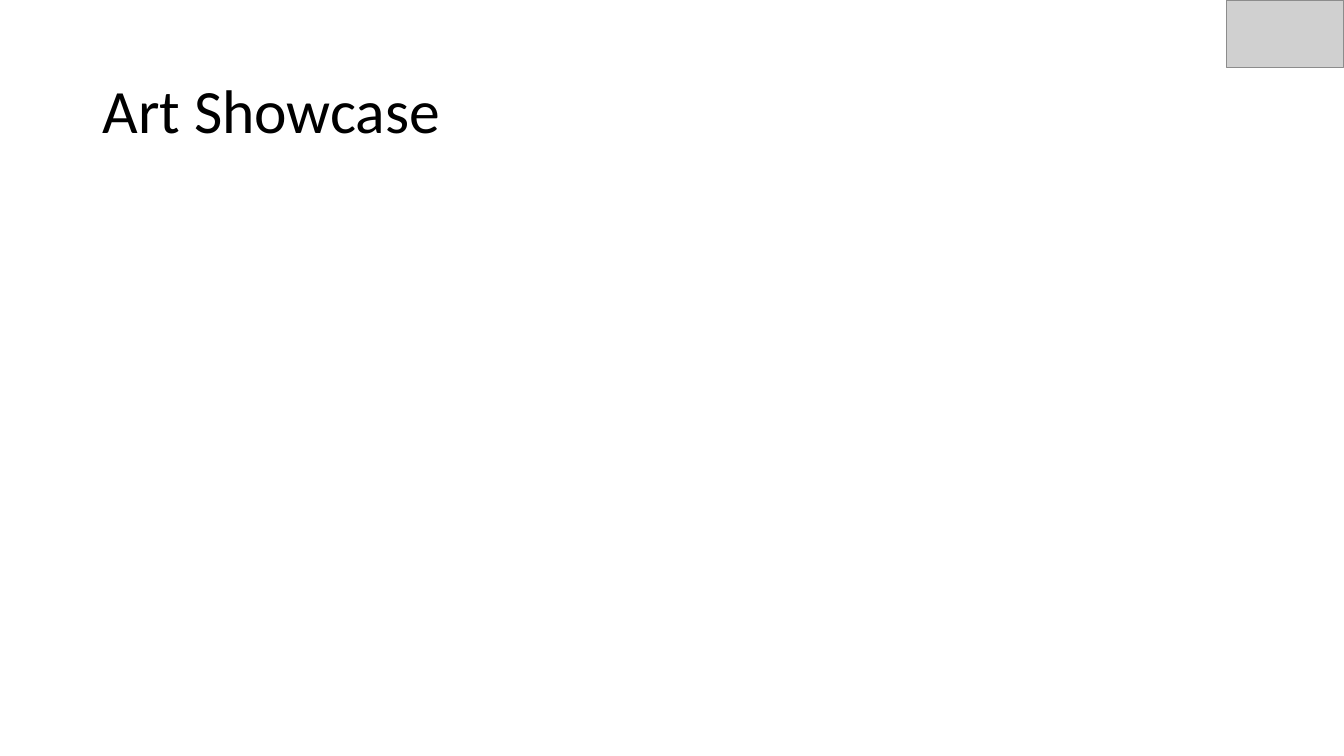
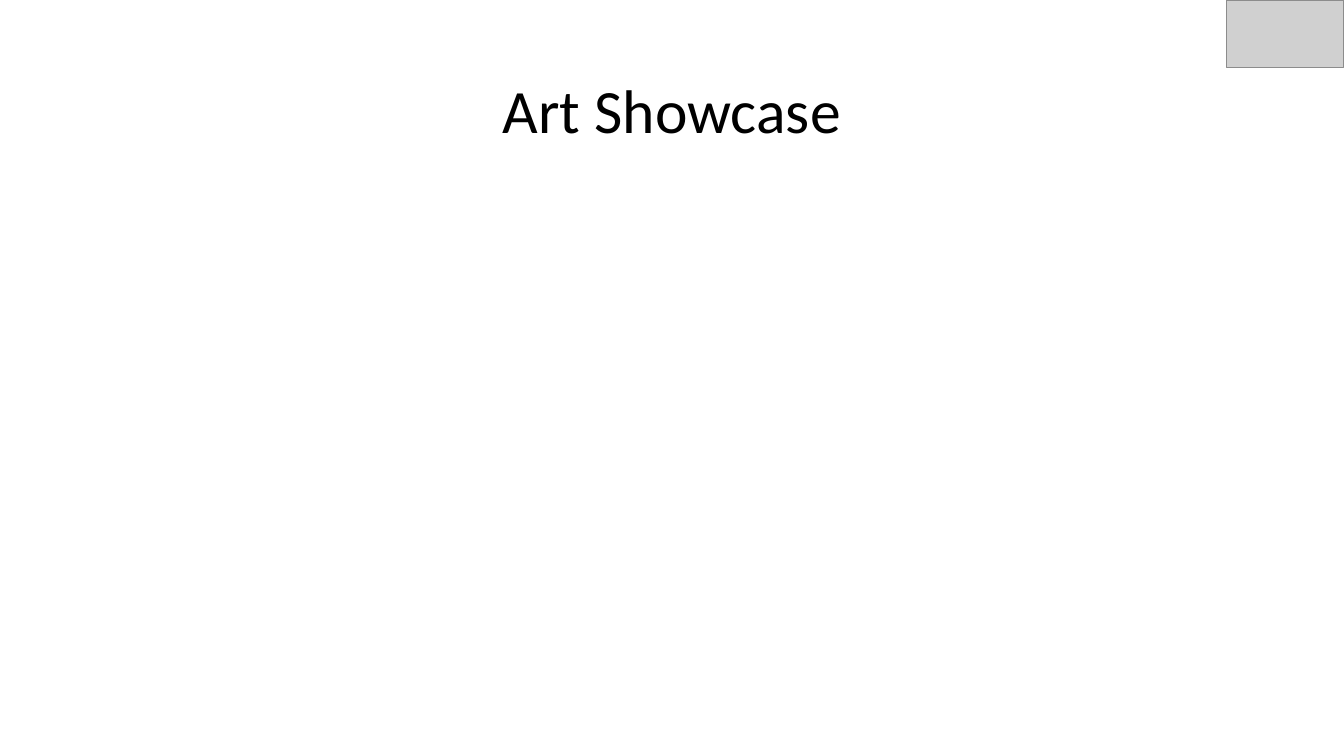
Before and after one commit to EliAnonymouse17/GDAfinal, a slide deck: slide 9 of Documentation/PresentationAlpha.pptx. Drawn at 1344x756 pixels with LibreOffice and Linux fonts; fonts in the diff are those of the drawing; grey boxes stand for pictures. Boxes give left, top, right and bottom in pixels: in the first picture for what was removed or moved away, otherwise in the second. Text is boxed around its words. In the diff, an @@ line names an element or a change of style, - is before the commit and + after.

```diff
--- a/Documentation/PresentationAlpha.pptx
+++ b/Documentation/PresentationAlpha.pptx
@@ title "Art Showcase" at (x1=503, y1=90, x2=841, y2=134): alignment left to centre @@
```
Also in this commit, not shown: 9 other slides changed.
